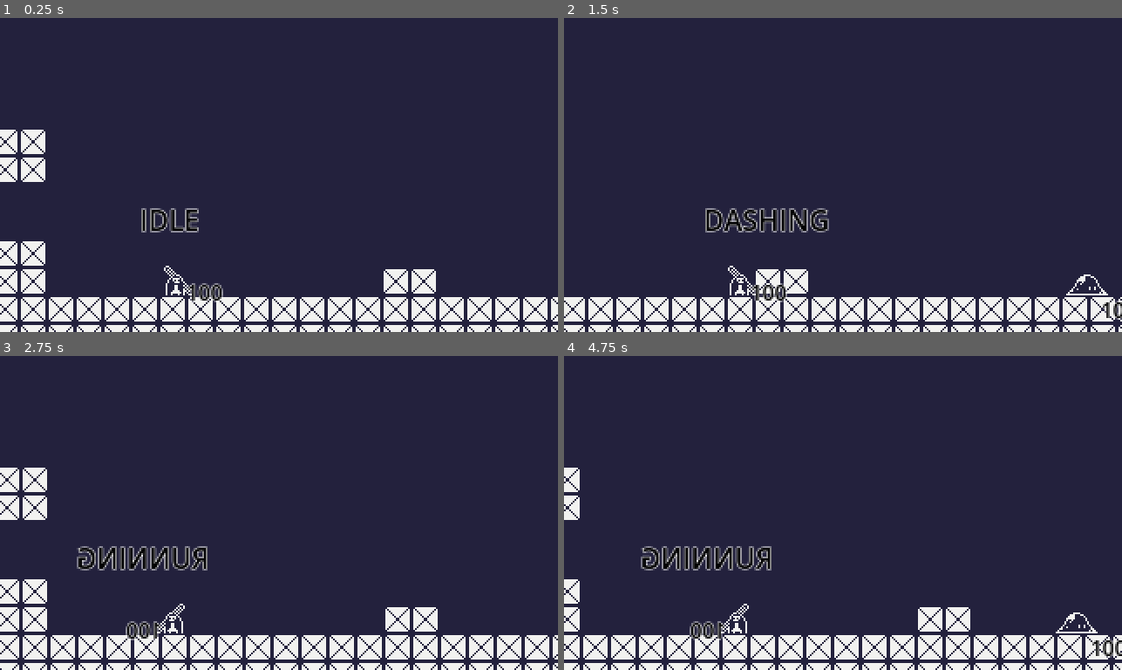
Above: before the commit, frames 1-4 (two rows, left to right).
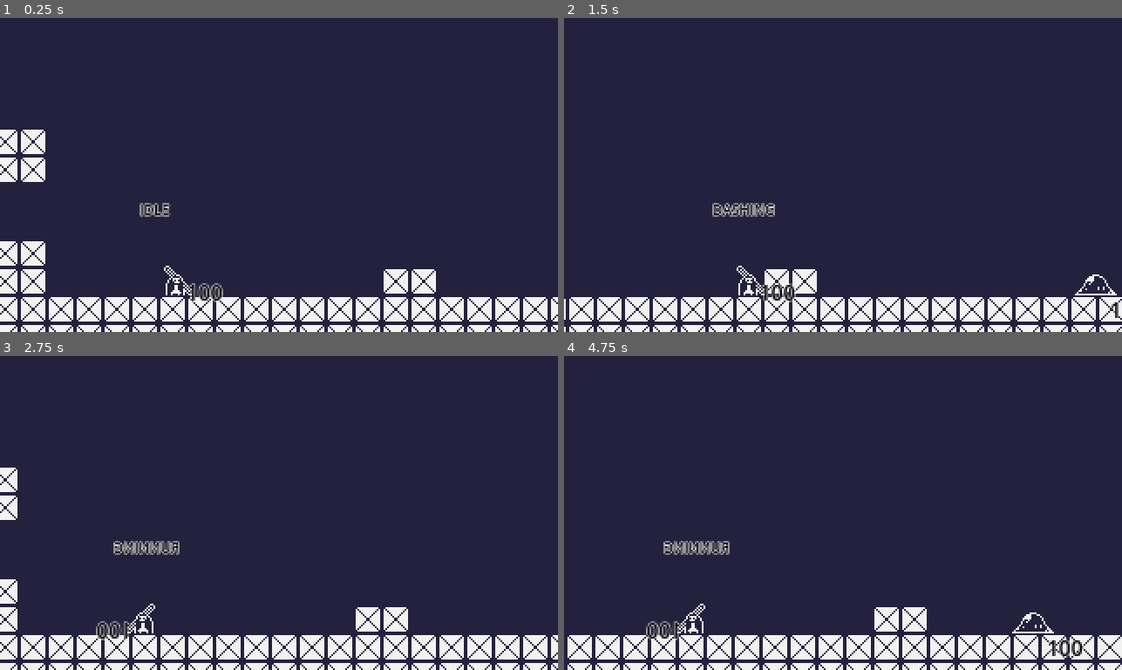
Above: after the commit, the same moments.

Repository: themoeboy/project-memory
Game: Godot game, scene res://src/main.tscn
The game is run twice, just before and just after one commit, with the same random seed, the same clock (stepped at 60 frames per second) and the same inputs.
Inputs:
- Up to frame 1 (0.25 s): no input
- Up to frame 2 (1.5 s): tap Enter at 0.5 s; hold D (move_right) from 0.53 s (still down); tap Shift (dash) at 0.6, 1.35 s; tap Space (jump) at 0.77 s
- Up to frame 3 (2.75 s): tap Space (jump) at 1.52 s; release D (move_right) at 2.03 s; hold A (move_left) from 2.03 s (still down); tap Shift (dash) at 2.1 s
- Up to frame 4 (4.75 s): release A (move_left) at 2.78 s; hold D (move_right) 2.78-4.28 s; tap Shift (dash) at 2.85, 3.6, 4.35 s; tap Space (jump) at 3.02, 3.77, 4.52 s; hold A (move_left) from 4.28 s (still down)

The runs differ from the first frame. In frame 1, 0.6% of the frame differs, in the area x 25-36%, y 58-69%; in frame 2, 6.3%; in frame 3, 7.5%; in frame 4, 8.3%, in the area x 0-100%, y 35-100%.

Commit message:
Camera smoothing

Diff:
--- a/project.godot
+++ b/project.godot
@@ -24,10 +24,7 @@
 
 window/size/viewport_width=320
 window/size/viewport_height=180
-window/size/window_width_override=1280
-window/size/window_height_override=720
 window/stretch/mode="viewport"
-window/stretch/aspect="expand"
 window/stretch/scale_mode="integer"
 
 [global_group]
--- a/src/player/player.tscn
+++ b/src/player/player.tscn
@@ -17,6 +17,7 @@
 size = Vector2(16.3125, 20.25)
 
 [sub_resource type="LabelSettings" id="LabelSettings_jiejy"]
+font_size = 8
 font_color = Color(0, 0, 0, 1)
 outline_size = 2
 
@@ -35,6 +36,8 @@
 
 [node name="camera" type="Camera2D" parent="."]
 offset = Vector2(60, -60)
+process_callback = 0
+position_smoothing_enabled = true
 
 [node name="dash_attack" type="Area2D" parent="."]
 collision_layer = 8
